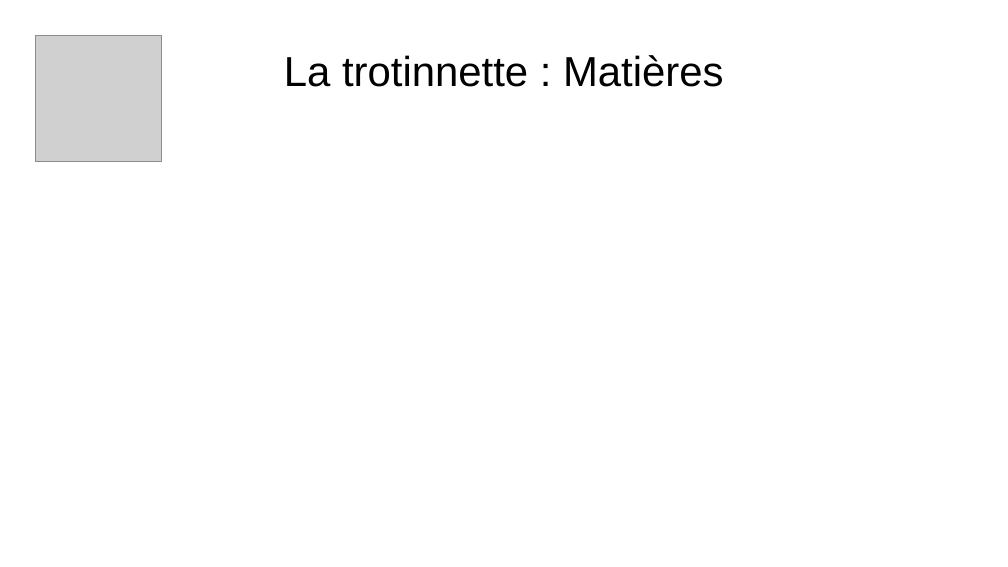
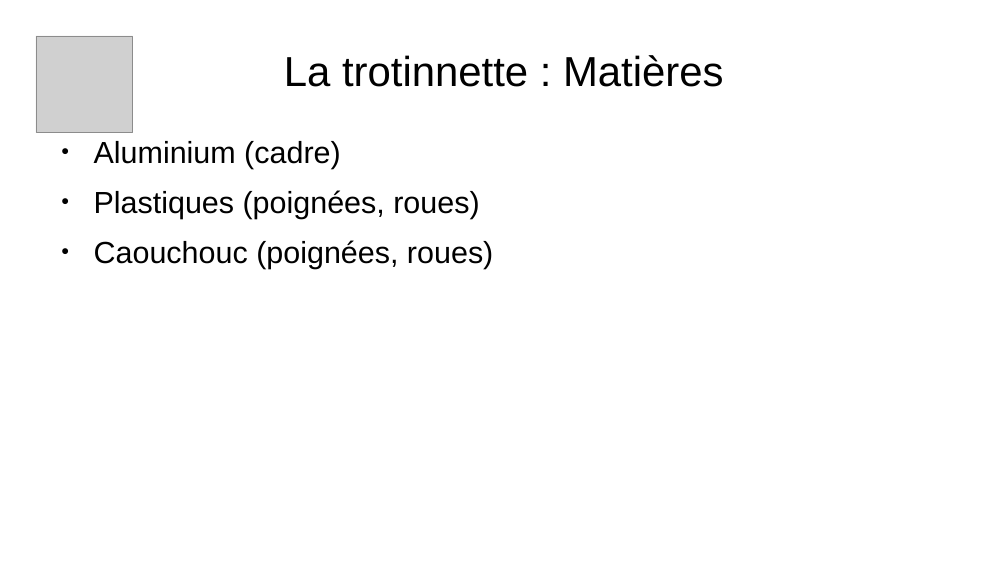
Before and after one commit to Merliin42/Cours-Techno, a slide deck: slide 14 of Introduction/Correction Activité.odp. Drawn at 1008x567 pixels with LibreOffice and Linux fonts; fonts in the diff are those of the drawing; grey boxes stand for pictures; background and template pictures are left out. Boxes give left, top, right and bottom in pixels: in the first picture for what was removed or moved away, otherwise in the second. Text is boxed around its words. In the diff, an @@ line names an element or a change of style, - is before the commit and + after.

```diff
--- a/Introduction/Correction Activité.odp
+++ b/Introduction/Correction Activité.odp
@@ picture: place and size @@
-picture at (36,36,162,162)
+picture at (36,36,133,133)
@@ text added at (94,141,493,269), 24 pt, text #000000 @@
+● Aluminium (cadre)
+● Plastiques (poignées, roues)
+● Caouchouc (poignées, roues)
```
Also in this commit, not shown: 19 other slides changed, 4 other files.
